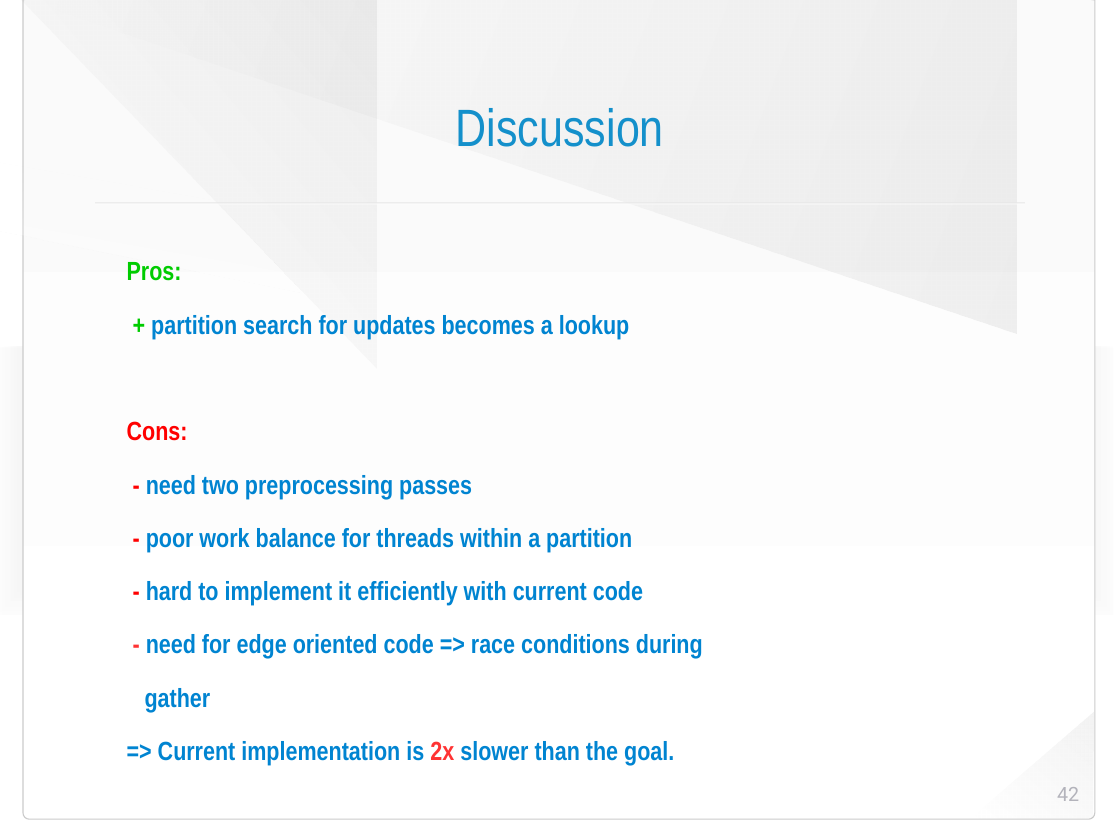
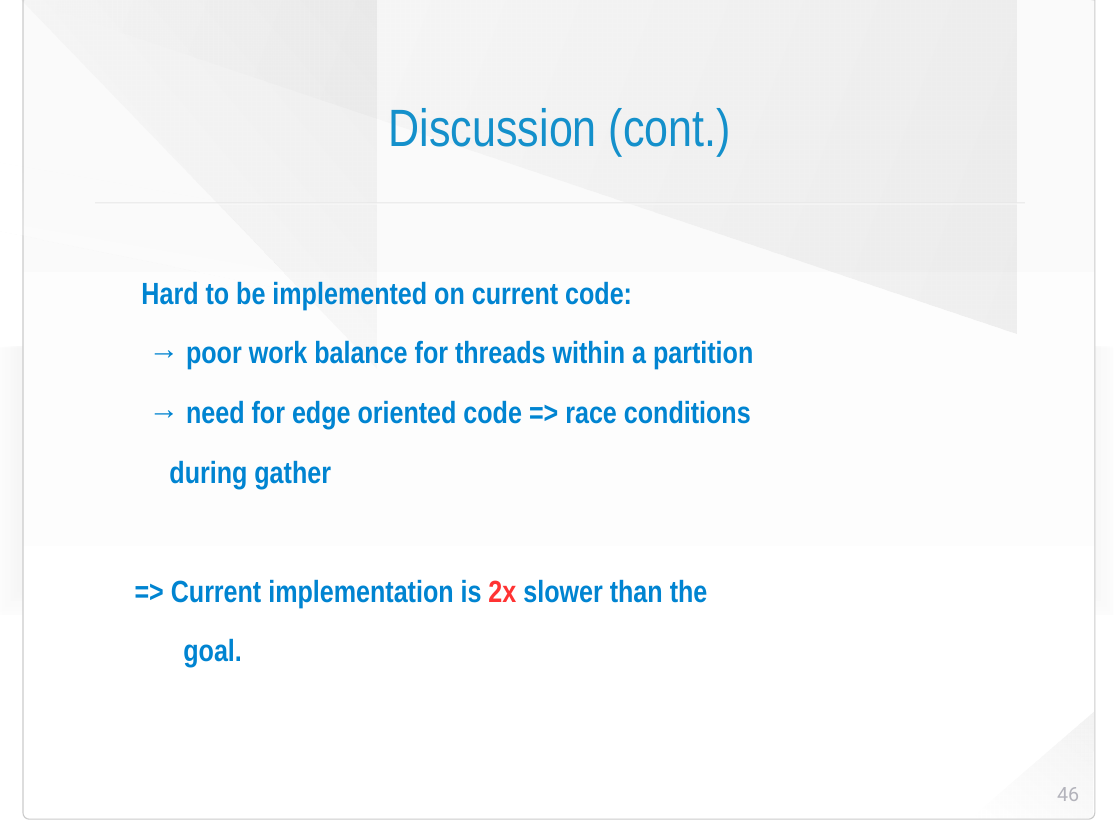
Before and after one commit to HaprianVlad/chaos, a slide deck: slide 46 of presentation.odp (slide 42 before the commit). Drawn at 1120x840 pixels with LibreOffice and Linux fonts; fonts in the diff are those of the drawing; background and template pictures are left out. Boxes give left, top, right and bottom in pixels: in the first picture for what was removed or moved away, otherwise in the second. Text is boxed around its words. In the diff, an @@ line names an element or a change of style, - is before the commit and + after.

```diff
--- a/presentation.odp
+++ b/presentation.odp
@@ title at bbox=[389, 108, 731, 156]: text changed @@
-Discussion
+Discussion (cont.)
@@ text at bbox=[141, 281, 753, 668]: text changed; size 24 to 28 pt @@
-Pros:
-+ partition search for updates becomes a lookup
-Cons:
-- need two preprocessing passes
-- poor work balance for threads within a partition
-- hard to implement it efficiently with current code
-- need for edge oriented code => race conditions during
-gather
-=> Current implementation is 2x slower than the goal.
+Hard to be implemented on current code:
+→ poor work balance for threads within a partition
+→ need for edge oriented code => race conditions
+during gather
+=> Current implementation is 2x slower than the
+goal.
@@ page number at bbox=[1057, 787, 1079, 801]: text changed @@
-42
+46
```
Also in this commit, not shown: 31 other slides changed, 6 slides added, 1 slide removed, 4 other files.
